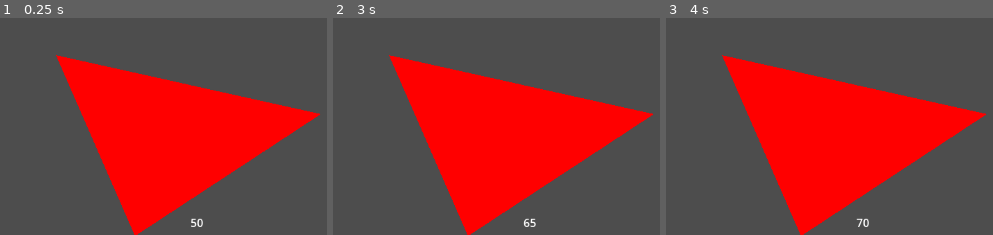
Above: before the commit, frames 1-3 (left to right).
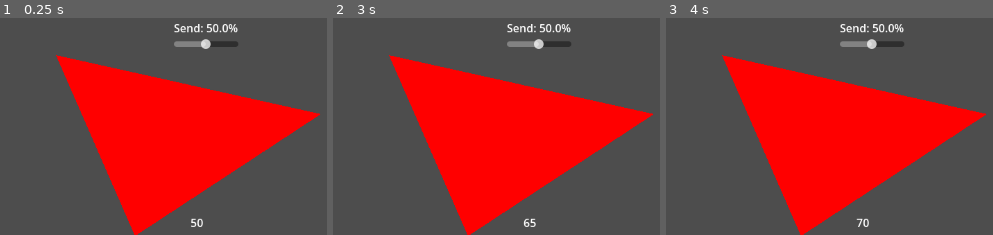
Above: after the commit, the same moments.

Repository: sprawy8/gameio
Game: Godot game, scene res://scenes/Map.tscn
Same seed, same stepped clock (60 frames per second), same inputs: the game is played once before the commit and once after it.
Inputs (mouse positions are % of the whole screen's width and height, from its top left):
- Up to frame 1 (0.25 s): no input
- Up to frame 2 (3 s): tap Enter at 0.5, 2 s; move the mouse to (50, 4) at 0.52 s; click (50, 4) at 0.67 s; tap Space at 1.25, 2.75 s; move the mouse to (outside the picture) at 1.27 s; click (outside the picture) at 1.42 s; move the mouse to (28, 52) at 2.02 s; click (28, 52) at 2.17 s; move the mouse to (47, 70) at 2.77 s; click (47, 70) at 2.92 s
- Up to frame 3 (4 s): tap Enter at 3.5 s; move the mouse to (89, 64) at 3.52 s; click (89, 64) at 3.67 s
The pictures show only the part of the screen within x 50-100%, y 0-50%; the shares and areas given below are measured in that part.

The runs differ from the first frame. In frame 1, 0.9% of the frame differs, in the area x 53-73%, y 2-15%; in frame 2, 0.9%; in frame 3, 0.9%.

Commit message:
Added troops sending value

Diff:
--- a/gejmjo/scenes/Map.tscn
+++ b/gejmjo/scenes/Map.tscn
@@ -14,3 +14,21 @@
 
 [node name="Territory3" parent="." instance=ExtResource("2_xkm8s")]
 position = Vector2(343, 343)
+
+[node name="CanvasLayer" type="CanvasLayer" parent="."]
+offset = Vector2(800, 20)
+transform = Transform2D(1, 0, 0, 1, 800, 20)
+
+[node name="PlayerUI" type="VBoxContainer" parent="CanvasLayer"]
+offset_right = 40.0
+offset_bottom = 40.0
+
+[node name="SliderLabel" type="Label" parent="CanvasLayer/PlayerUI"]
+layout_mode = 2
+text = "Attacking Troops %"
+
+[node name="Player0Slider" type="HSlider" parent="CanvasLayer/PlayerUI"]
+layout_mode = 2
+min_value = 10.0
+max_value = 90.0
+value = 50.0
--- a/gejmjo/scripts/Map.gd
+++ b/gejmjo/scripts/Map.gd
@@ -1,6 +1,8 @@
 extends Node2D
 
 @onready var territories := []
+@onready var troop_slider := $CanvasLayer/PlayerUI/Player0Slider
+@onready var slider_label := $CanvasLayer/PlayerUI/SliderLabel
 
 #Growth of troops
 var growth_interval = 1.0 # seconds
@@ -9,12 +11,19 @@
 func _ready():
 	territories = get_tree().get_nodes_in_group("territories")
 	assign_initial_owners()
+
+	troop_slider.connect("value_changed", Callable(self, "_on_slider_value_changed"))
+	_on_slider_value_changed(troop_slider.value) # update label initially
+
 	var timer = Timer.new()
 	timer.wait_time = growth_interval
 	timer.one_shot = false
 	timer.autostart = true
 	add_child(timer)
 	timer.connect("timeout", Callable(self, "_on_growth_timer_timeout"))
+
+func _on_slider_value_changed(value):
+	slider_label.text = "Send: " + str(value) + "%"
 
 func _on_growth_timer_timeout():
 	for territory in get_tree().get_nodes_in_group("territories"):
@@ -50,7 +59,8 @@
 			selected_source = null
 
 func send_troops(source, target):
-	var troops_to_send = int(source.troop_count / 2)
+	var send_percent = troop_slider.value / 100.0
+	var troops_to_send = int(source.troop_count * send_percent)
 	if troops_to_send == 0:
 		print("Not enough troops to send")
 		return
